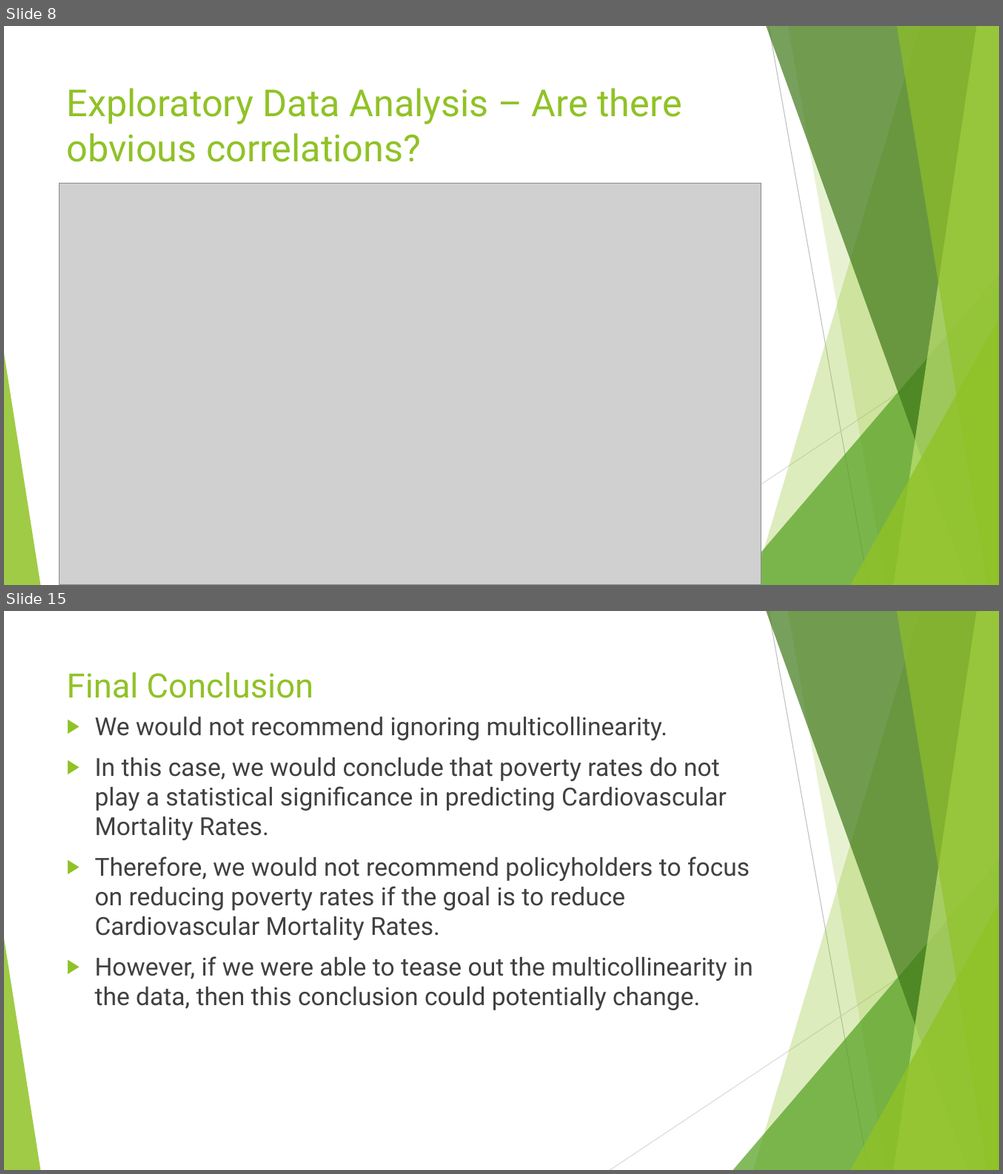
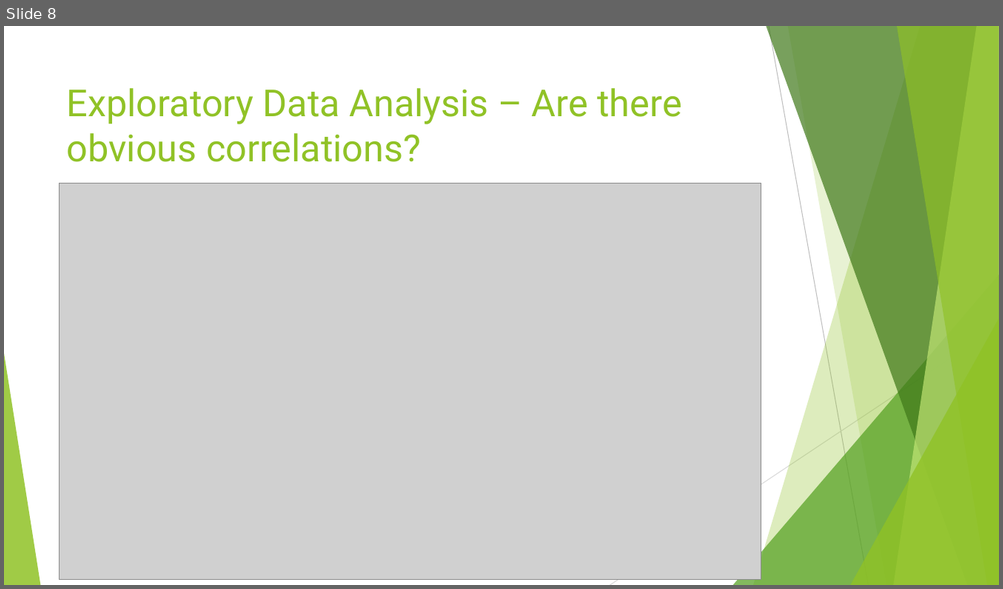
Before and after one commit to littlesiagoy/Springboard-Capstone-1, a slide deck: Capstone 1 Slidedeck.pptx. Shown one above the other, each under a label of ours: slides 8 and 15 before the commit, slide 8 after it; the slides between them are not shown. The pictures are 1003x1174 and 1003x589 pixels, drawn with LibreOffice and Linux fonts; fonts in the diff are those of the drawing; grey boxes stand for pictures. Boxes give left, top, right and bottom in pixels: in the first picture for what was removed or moved away, otherwise in the second. Text is boxed around its words. In the diff, an @@ line names an element or a change of style, - is before the commit and + after.

```diff
--- a/Capstone 1 Slidedeck.pptx
+++ b/Capstone 1 Slidedeck.pptx
@@ slide 15 removed at (4, 611, 999, 1170), background #FFFFFF; not listed: 10 template elements that a slide beside it also shows @@
@@ title removed at (67, 672, 313, 698) @@
-Final Conclusion
@@ text removed at (95, 717, 753, 1011) @@
-▶ We would not recommend ignoring multicollinearity.
-▶ In this case, we would conclude that poverty rates do not play a statistical significance in predicting Cardiovascular Mortality Rates.
-▶ Therefore, we would not recommend policyholders to focus on reducing poverty rates if the goal is to reduce Cardiovascular Mortality Rates.
-▶ However, if we were able to tease out the multicollinearity in the data, then this conclusion could potentially change.
@@ slide 8 changed as well @@
@@ picture: place and size @@
-picture at (60, 184, 760, 585)
+picture at (60, 184, 760, 580)
```
Also in this commit, not shown: 11 other slides changed, 5 slides added, 3 other slides removed, 18 other files.
